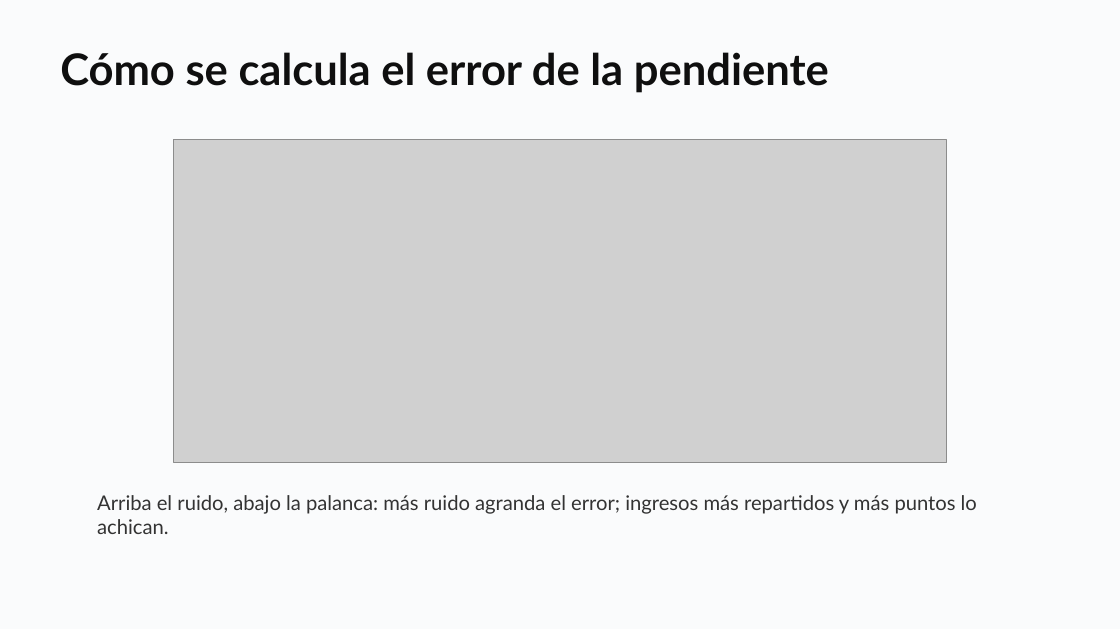
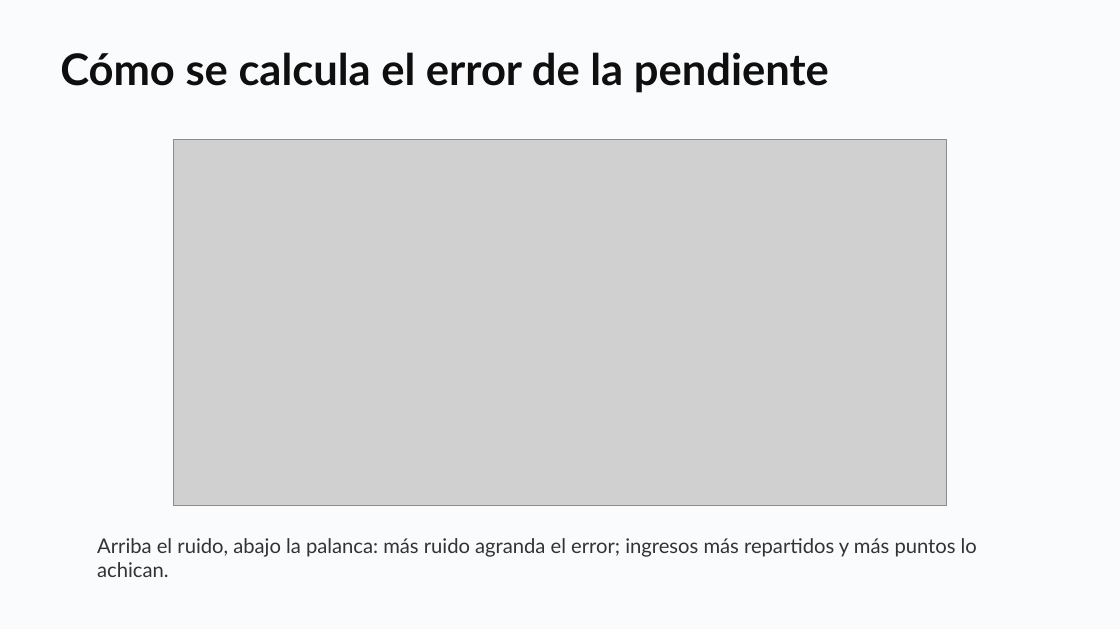
Before and after one commit to daniopitz/cienciadatos, a slide deck: slide 27 of presentaciones/clase04_regresion.pptx. Drawn at 1120x629 pixels with LibreOffice and Linux fonts; fonts in the diff are those of the drawing; grey boxes stand for pictures. Boxes give left, top, right and bottom in pixels: in the first picture for what was removed or moved away, otherwise in the second. Text is boxed around its words. In the diff, an @@ line names an element or a change of style, - is before the commit and + after.

```diff
--- a/presentaciones/clase04_regresion.pptx
+++ b/presentaciones/clase04_regresion.pptx
@@ picture: place and size @@
-picture at [174, 140, 946, 463]
+picture at [174, 140, 946, 506]
@@ text "Arriba el ruido, abajo la ...": place and size @@
-text "Arriba el ruido, abajo la ..." at [97, 495, 977, 534]
+text "Arriba el ruido, abajo la ..." at [97, 538, 977, 577]
```
Also in this commit, not shown: 1 other file.
